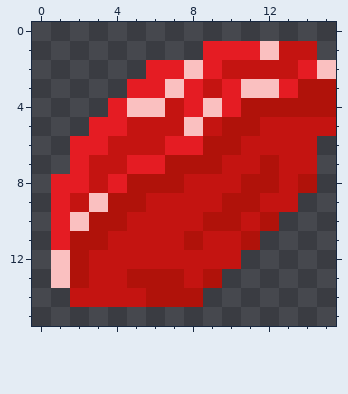
Pixel-art file: Patrick/16x16/Ruby_crystal.aseprite. The picture above is the old version.
16x16 pixels, 1 frame.
And afterwards:
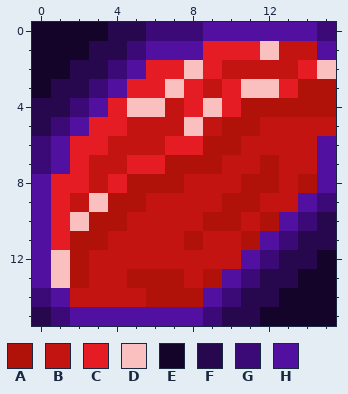
Palette (. is transparent): A #b0120a  B #c41411  C #e51c23  D #fac0c0  E #150429  F #27074d  G #3b0a76  H #51109f
The exact change:
y 0: x 0..15 ................ -> EEEEFFGGGHHHHHHG
y 1: x 0..8 ......... -> EEEFFGHHH; x 15 . -> H
y 2: x 0..5 ...... -> EEFFGH
y 3: x 0..4 ..... -> EFFGH
y 4: x 0..3 .... -> FFGH
y 5: x 0..2 ... -> FGH
y 6..7: x 0..1 .. -> GH; x 15 . -> H
y 8: x 0 . -> H; x 15 . -> H
y 9: x 0 . -> H; x 14..15 .. -> HG
y 10: x 0 . -> H; x 13..15 ... -> HGF
y 11: x 0 . -> H; x 12..15 .... -> HGFF
y 12: x 0 . -> H; x 11..15 ..... -> HGFFE
y 13: x 0 . -> H; x 10..15 ...... -> HGFFEE
y 14: x 0..1 .. -> GH; x 9..15 ....... -> HGFFEEE
y 15: x 0..15 ................ -> FGHHHHHHHGFFEEEE
Where, in picture pixels (left, top, right, bottom), the same in both pictures:
added: (32, 22, 336, 326)
